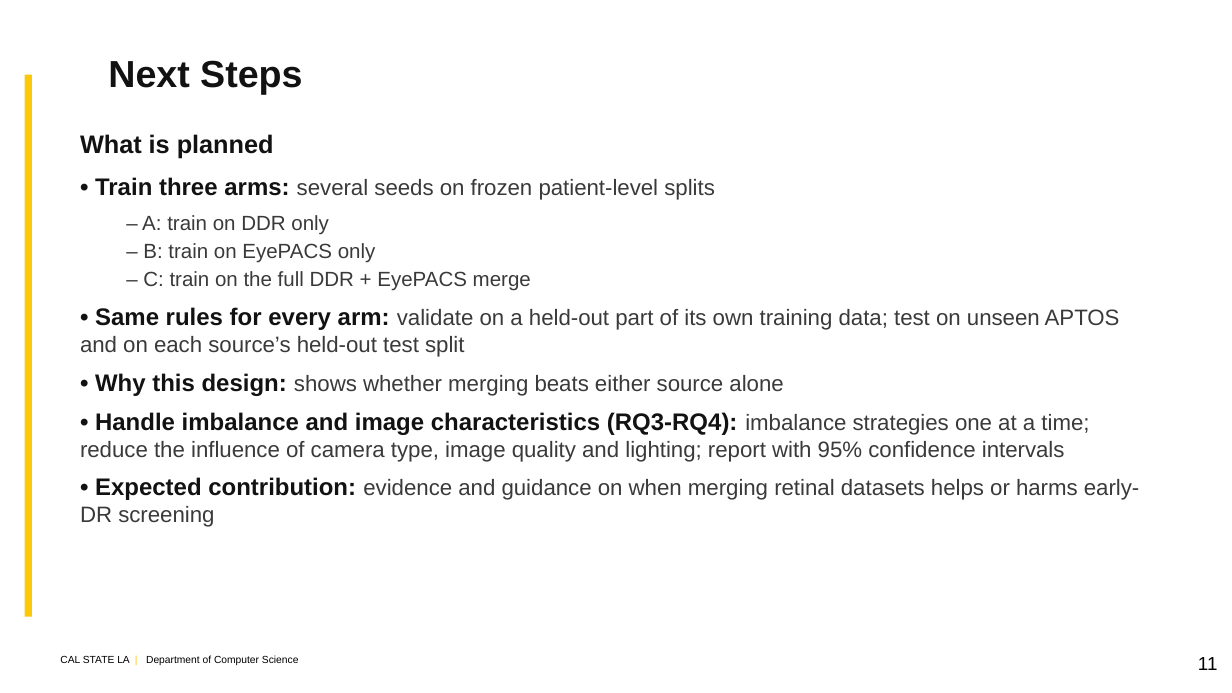
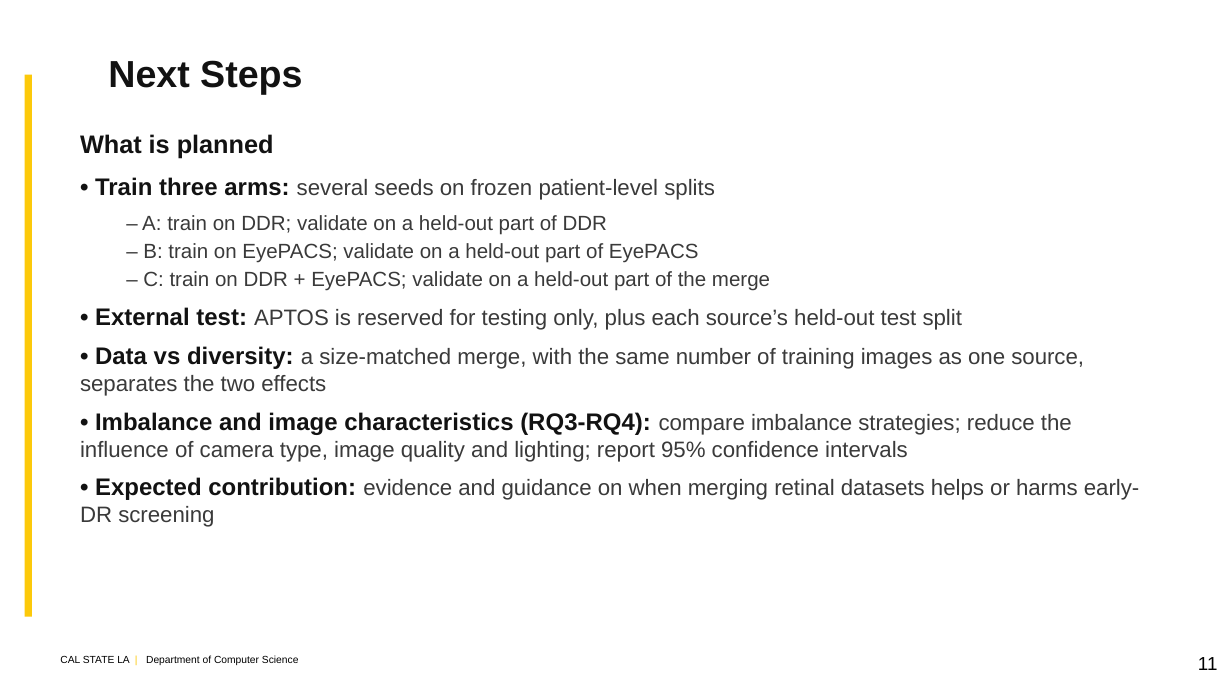
Before and after one commit to kazimab1/Early-DR, a slide deck: slide 11 of DR_Final_5min.pptx. Drawn at 1232x693 pixels with LibreOffice and Linux fonts; fonts in the diff are those of the drawing; background and template pictures are left out. Boxes give left, top, right and bottom in pixels: in the first picture for what was removed or moved away, otherwise in the second. Text is boxed around its words. In the diff, an @@ line names an element or a change of style, - is before the commit and + after.

```diff
--- a/DR_Final_5min.pptx
+++ b/DR_Final_5min.pptx
@@ text at <box>80,215,1084,462</box>: text changed @@
-– A: train on DDR only
-– B: train on EyePACS only
-– C: train on the full DDR + EyePACS merge
-• Same rules for every arm: validate on a held-out part of its own training data; test on unseen APTOS and on each source’s held-out test split
-• Why this design: shows whether merging beats either source alone
-• Handle imbalance and image characteristics (RQ3-RQ4): imbalance strategies one at a time; reduce the influence of camera type, image quality and lighting; report with 95% confidence intervals
+– A: train on DDR; validate on a held-out part of DDR
+– B: train on EyePACS; validate on a held-out part of EyePACS
+– C: train on DDR + EyePACS; validate on a held-out part of the merge
+• External test: APTOS is reserved for testing only, plus each source’s held-out test split
+• Data vs diversity: a size-matched merge, with the same number of training images as one source, separates the two effects
+• Imbalance and image characteristics (RQ3-RQ4): compare imbalance strategies; reduce the influence of camera type, image quality and lighting; report 95% confidence intervals
```
Also in this commit, not shown: 1 other file.
